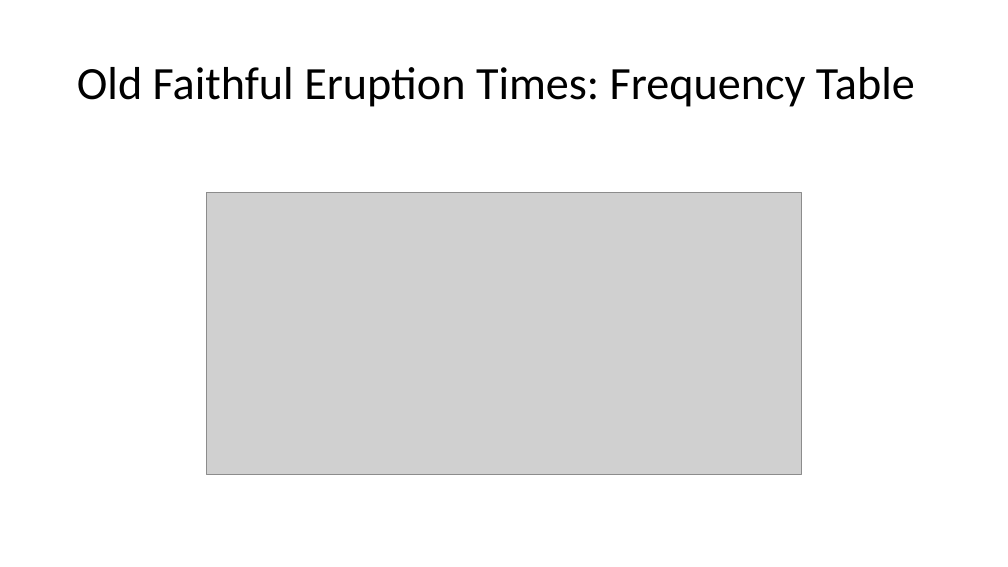
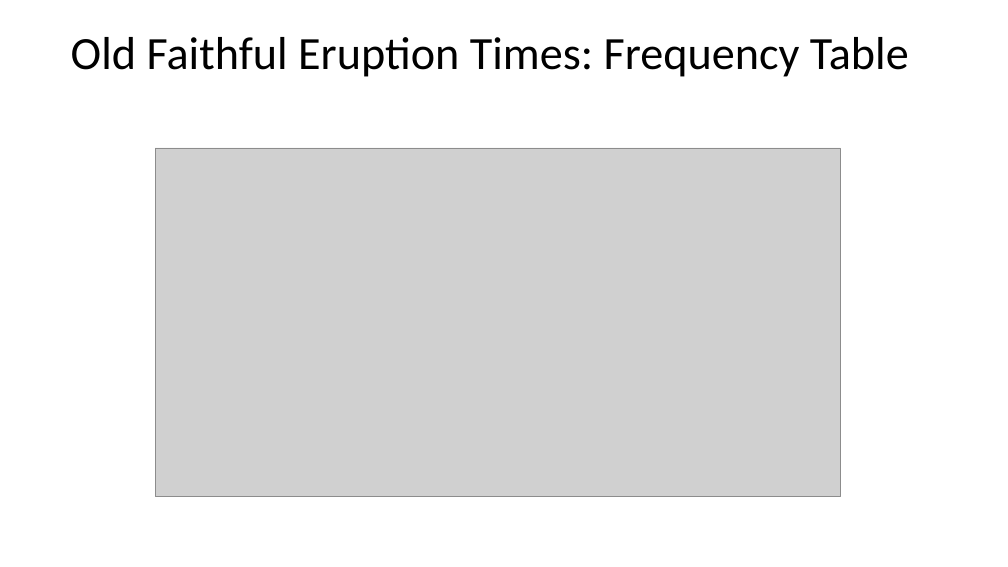
Before and after one commit to Jarred6068/UI_STAT251-03_Spring_2024, a slide deck: slide 7 of docs/lecture_slides/Week 2/Week2_Lecture3_Slides_1_19_2024.pptx. Drawn at 1008x567 pixels with LibreOffice and Linux fonts; fonts in the diff are those of the drawing; grey boxes stand for pictures. Boxes give left, top, right and bottom in pixels: in the first picture for what was removed or moved away, otherwise in the second. Text is boxed around its words. In the diff, an @@ line names an element or a change of style, - is before the commit and + after.

```diff
--- a/docs/lecture_slides/Week 2/Week2_Lecture3_Slides_1_19_2024.pptx
+++ b/docs/lecture_slides/Week 2/Week2_Lecture3_Slides_1_19_2024.pptx
@@ title "Old Faithful Eruption Times: Frequency ...": place and size @@
-title "Old Faithful Eruption Times: Frequency ..." at (77,67,915,107)
+title "Old Faithful Eruption Times: Frequency ..." at (71,37,909,77)
@@ picture: place and size @@
-picture at (206,192,802,474)
+picture at (155,148,840,498)
```
Also in this commit, not shown: 3 other files.
